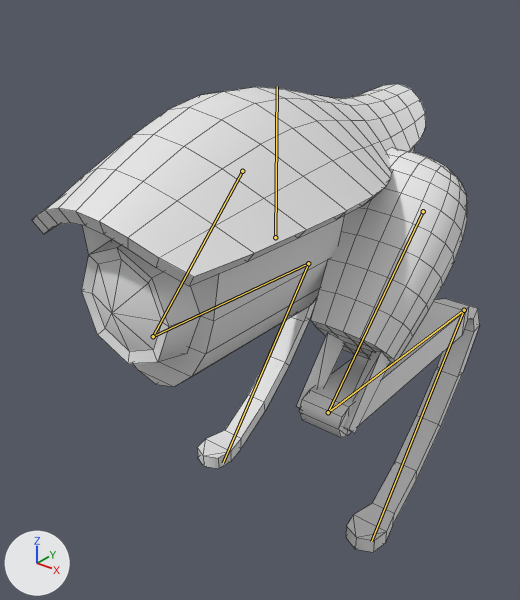
An edit to the FBX model Assets/Models/Hopper/Hopper.fbx, drawn before and after from the same camera.
The view is the same before and after, from a 50 mm lens placed at (1.43, -1.87, 2.1), pointed at (-0.36, 0.37, 0.71). Every picture has the same lights, and +X, +Y and +Z are marked at lower left. The bones that bend it are drawn over the model as lines. Mesh edges are drawn as thin lines.

In view in the first picture: 'HopperMESH'.
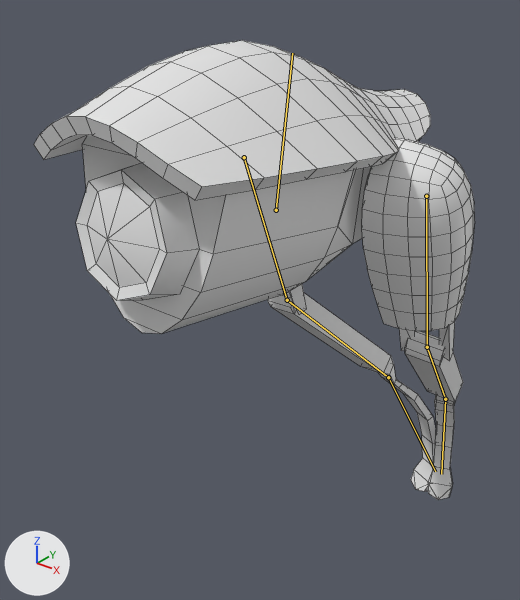
The newer file adds an action. The first version stands in its rest pose; the second is drawn at frame 20 of the action 'ArmatureHopper|Hopper_Jump'.

Where the change shows, as pixel boxes [x1, y1, x2, y2] in the pictures (520 x 600 px):
'HopperMESH', posed: before [32, 84, 480, 552]; after [34, 40, 475, 500]
bone 'Root', root to tip: before (275, 237) to (277, 86); after (276, 210) to (292, 53)
bone 'L_Leg1', root to tip: before (423, 211) to (328, 412); after (426, 196) to (427, 347)
bone 'L_Leg2', root to tip: before (328, 412) to (464, 310); after (427, 347) to (445, 399)
bone 'L_Leg3', root to tip: before (464, 310) to (371, 541); after (445, 399) to (441, 474)
bone 'R_Leg1', root to tip: before (242, 171) to (153, 336); after (244, 157) to (287, 300)
bone 'R_Leg2', root to tip: before (153, 336) to (308, 263); after (287, 300) to (388, 377)
bone 'R_Leg3', root to tip: before (308, 263) to (223, 463); after (388, 377) to (435, 471)

The edits, one by one:
Bone 'Root' (bone_root) moves from (0.0, 0.0, 0.0) to (0.0, 0.1, 0.0).
Bone 'Root' (bone_root) turns from (0, 0, 0) to (-9, 0, 0) degrees about its own x, y and z.
Bone 'L_Leg1' (bone_l_leg1) turns from (0, 0, 0) to (75, -7, -10) degrees about its own x, y and z.
Bone 'L_Leg2' (bone_l_leg2) turns from (0, 0, 0) to (-106, -1, -8) degrees about its own x, y and z.
Bone 'L_Leg3' (bone_l_leg3) turns from (0, 0, 0) to (109, 6, -14) degrees about its own x, y and z.
Bone 'R_Leg1' (bone_r_leg1) turns from (0, 0, 0) to (75, 7, 10) degrees about its own x, y and z.
Bone 'R_Leg2' (bone_r_leg2) turns from (0, 0, 0) to (-106, 1, 8) degrees about its own x, y and z.
Bone 'R_Leg3' (bone_r_leg3) turns from (0, 0, 0) to (109, -6, 14) degrees about its own x, y and z.
